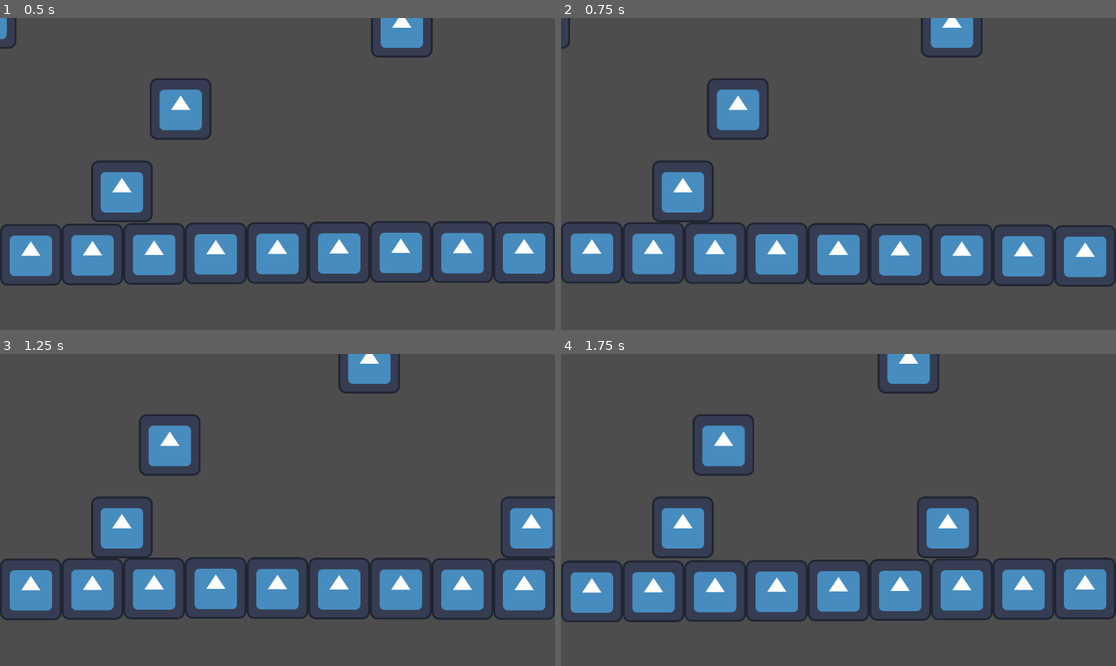
Above: before the commit, frames 1-4 (two rows, left to right).
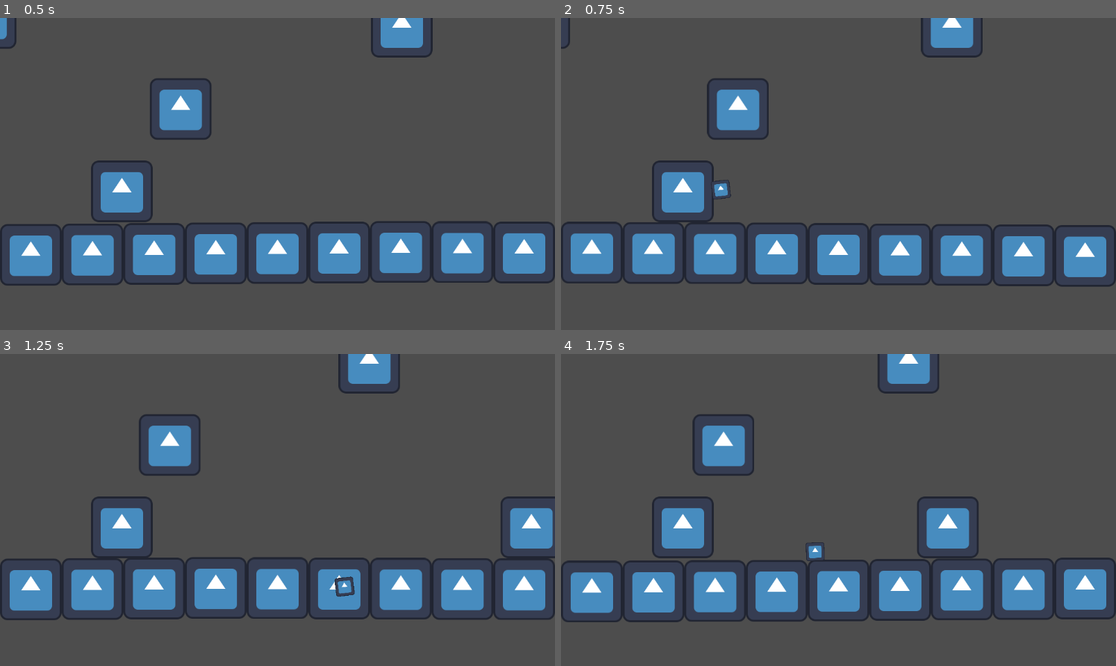
Above: after the commit, the same moments.

Repository: GartTheSkeleton/BoatGame
Game: Godot game, scene res://game_node.tscn
The game is run twice, just before and just after one commit, with the same random seed, the same clock (stepped at 60 frames per second) and the same inputs. The engine's default icon, where the game draws it, is replaced by a stand-in: a white triangle on a blue panel in a dark square.
Inputs (mouse positions are in pixels of both pictures, inside the frame that each line leads up to):
- Up to frame 1 (0.5 s): no input
- Up to frame 2 (0.75 s): move the mouse to (960, 158) at 0.52 s; tap Space (shoot, bound only after the commit) at 0.6 s
- Up to frame 3 (1.25 s): no input
- Up to frame 4 (1.75 s): move the mouse to (727, 525) at 1.27 s; tap Space (shoot, bound only after the commit) at 1.35 s

Frame 1 is identical in both runs. In frame 2, 0.1% of the frame differs, in the area x 27-31%, y 51-59%; in frame 3, 0.2%, in the area x 60-64%, y 71-78%; in frame 4, 0.1%.

Commit message:
very basic cannonball type projectile shoots toward mouse when you press spacebar

Diff:
--- /dev/null
+++ b/cannonball.gd
@@ -0,0 +1,6 @@
+extends RigidBody2D
+
+var projectile_speed = 800
+
+func _ready():
+    apply_impulse(Vector2(projectile_speed, 0).rotated(rotation))
--- /dev/null
+++ b/cannonball.tscn
@@ -0,0 +1,16 @@
+[gd_scene load_steps=3 format=3 uid="uid://o75i768e6lwa"]
+
+[ext_resource type="Script" path="res://cannonball.gd" id="1_8krru"]
+[ext_resource type="Texture2D" uid="uid://cc0xugjc7tjrh" path="res://icon.svg" id="1_388pd"]
+
+[node name="cannonball" type="RigidBody2D"]
+mass = 0.95
+inertia = 0.36
+script = ExtResource("1_8krru")
+
+[node name="CollisionPolygon2D" type="CollisionPolygon2D" parent="."]
+polygon = PackedVector2Array(-1, 16, -11, 14, -16, 7, -16, -7, -7, -16, 10, -16, 17, -7, 16, 11, 0, 16)
+
+[node name="Sprite2D" type="Sprite2D" parent="."]
+scale = Vector2(0.3, 0.3)
+texture = ExtResource("1_388pd")
--- a/encounter.tscn
+++ b/encounter.tscn
@@ -16,6 +16,7 @@
 offset_bottom = -80.0
 
 [node name="Label" type="Label" parent="Panel"]
+layout_mode = 0
 offset_left = 8.0
 offset_top = 8.0
 offset_right = 248.0
--- a/player.gd
+++ b/player.gd
@@ -1,4 +1,6 @@
 extends Node2D
+
+var cannonball_scene = preload("res://cannonball.tscn")
 
 var travelling = true
 
@@ -14,5 +16,13 @@
 
 
 
-func _process(delta):
-	pass
+func _process(_delta):
+	HandleShooting()
+
+
+func HandleShooting():
+	if Input.is_action_just_pressed("shoot"):
+		var cannonball_instance = cannonball_scene.instantiate()
+		cannonball_instance.position = get_global_position()
+		cannonball_instance.rotation = get_angle_to(get_global_mouse_position())
+		get_parent().add_child(cannonball_instance)
--- a/project.godot
+++ b/project.godot
@@ -12,5 +12,17 @@
 
 config/name="Pass the game"
 run/main_scene="res://game_node.tscn"
-config/features=PackedStringArray("4.1", "Forward Plus")
+config/features=PackedStringArray("4.0", "Forward Plus")
 config/icon="res://icon.svg"
+
+[dotnet]
+
+project/assembly_name="Pass the game"
+
+[input]
+
+shoot={
+"deadzone": 0.5,
+"events": [null, Object(InputEventKey,"resource_local_to_scene":false,"resource_name":"","device":-1,"window_id":0,"alt_pressed":false,"shift_pressed":false,"ctrl_pressed":false,"meta_pressed":false,"pressed":false,"keycode":0,"physical_keycode":32,"key_label":0,"unicode":32,"echo":false,"script":null)
+]
+}
